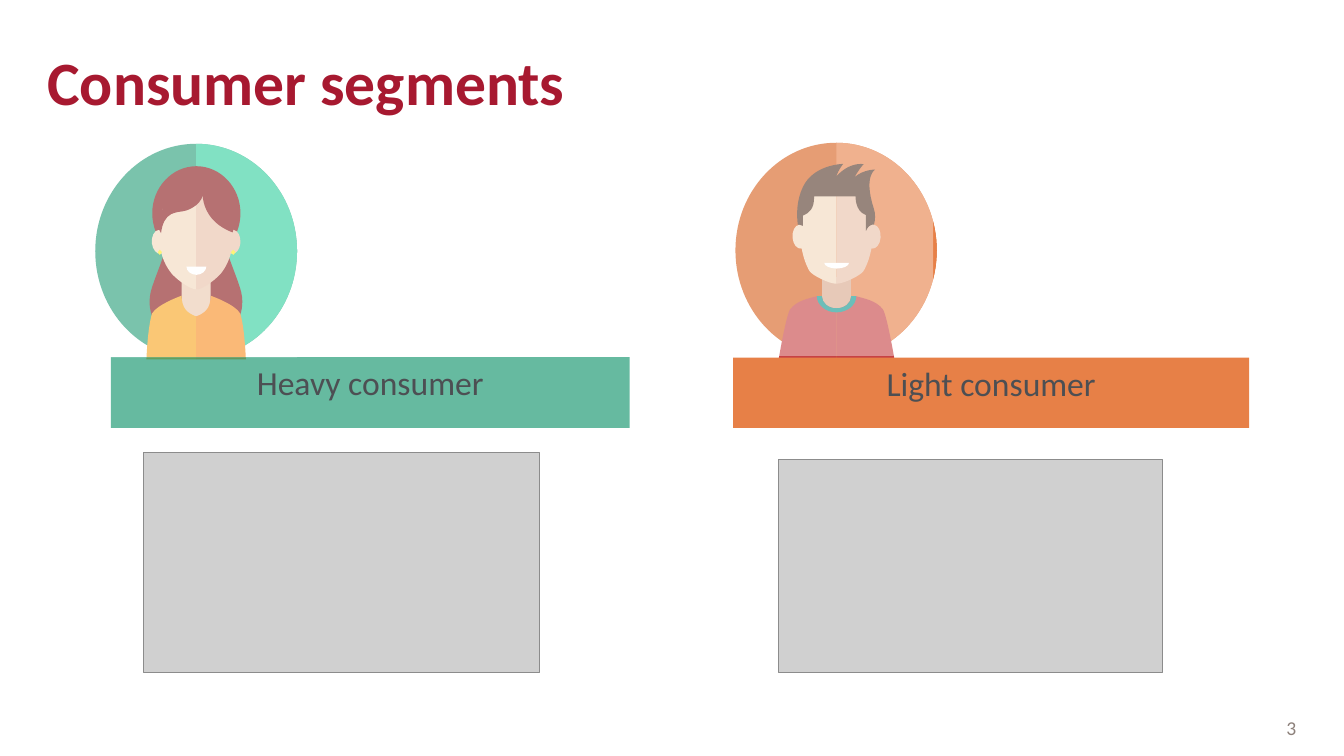
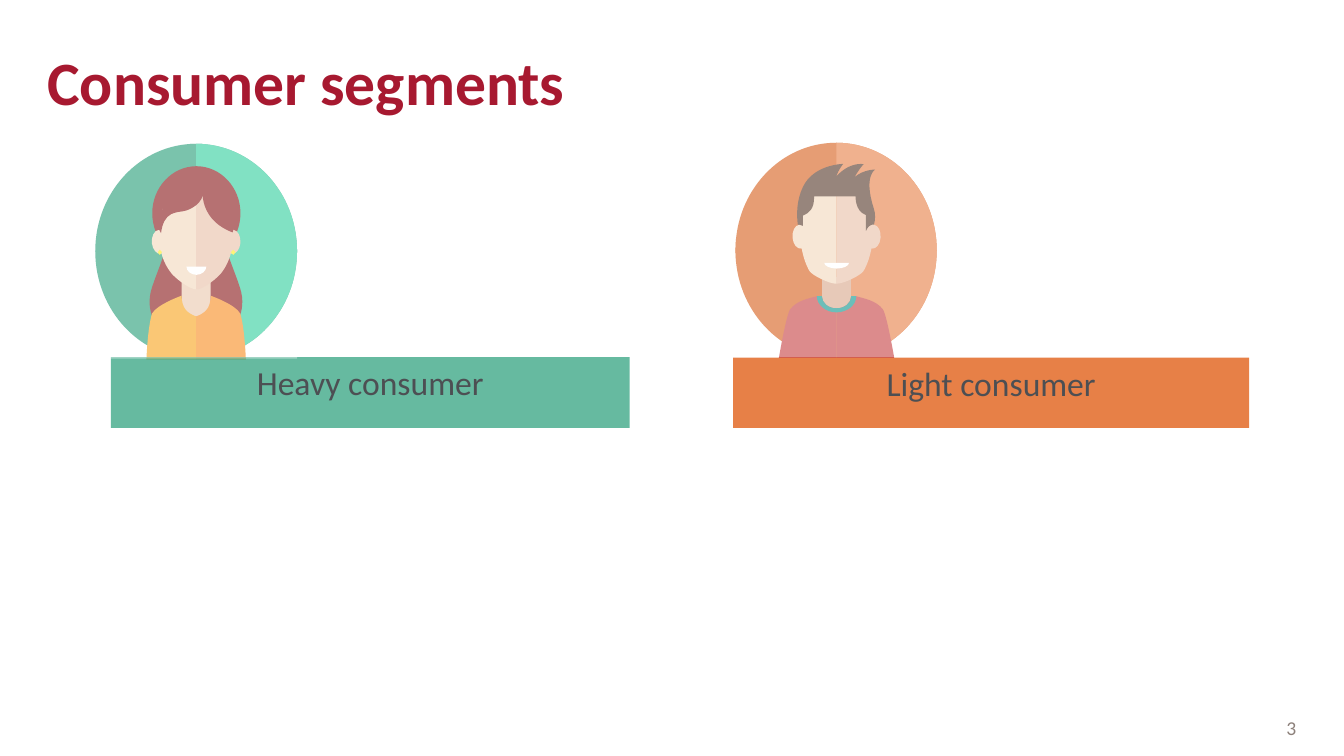
Before and after one commit to Jim89/retailGroupProject, a slide deck: slide 3 of Instant Coffee V4.pptx. Drawn at 1344x756 pixels with LibreOffice and Linux fonts; fonts in the diff are those of the drawing; grey boxes stand for pictures. Boxes give left, top, right and bottom in pixels: in the first picture for what was removed or moved away, otherwise in the second. Text is boxed around its words. In the diff, an @@ line names an element or a change of style, - is before the commit and + after.

```diff
--- a/Instant Coffee V4.pptx
+++ b/Instant Coffee V4.pptx
@@ rectangle: place and size @@
-rectangle at (731, 141, 934, 356)
+rectangle at (735, 142, 938, 357)
@@ picture removed at (143, 453, 539, 673) @@
@@ picture removed at (779, 460, 1164, 673) @@
```
Also in this commit, not shown: 2 other slides changed, 1 slide added, 1 slide removed.
